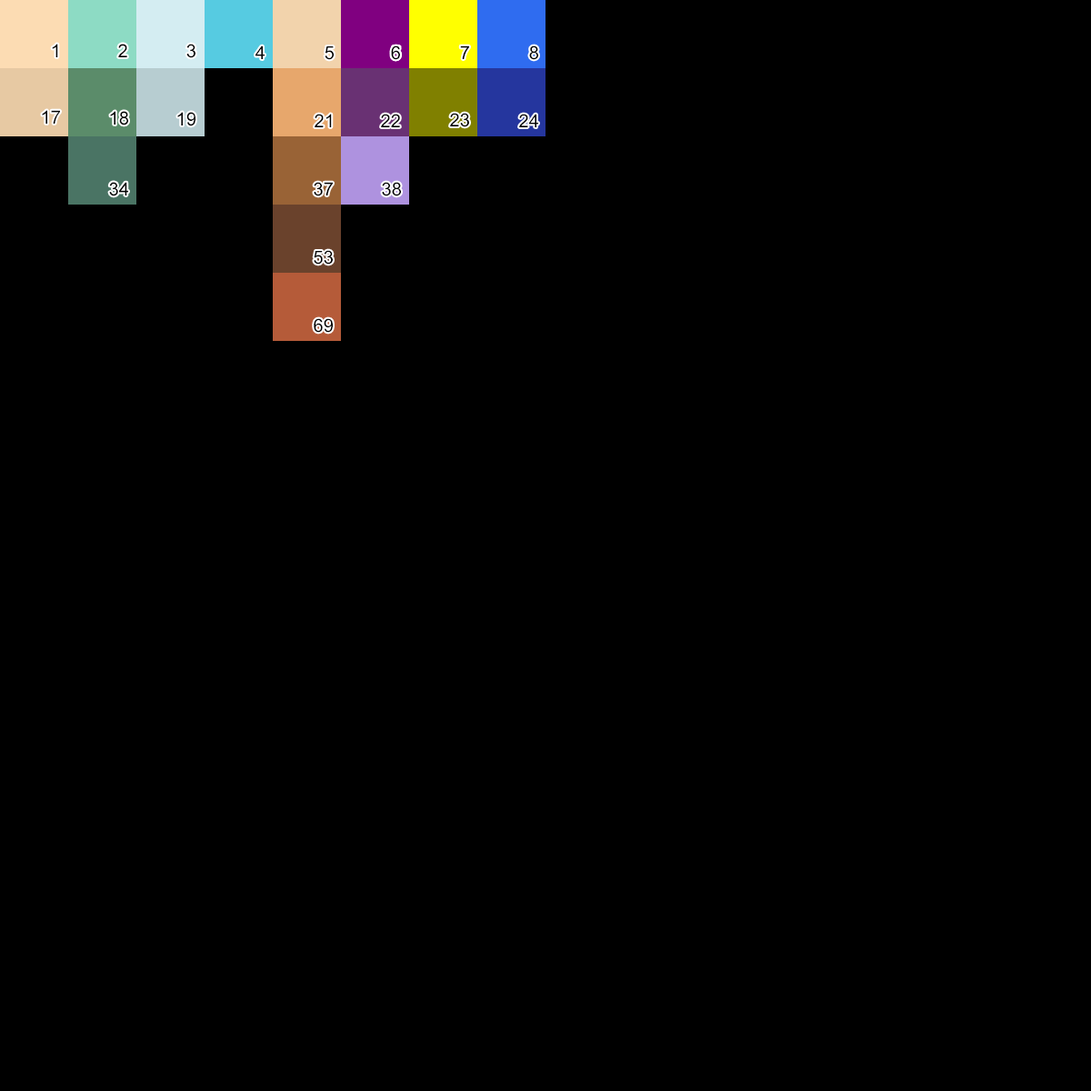
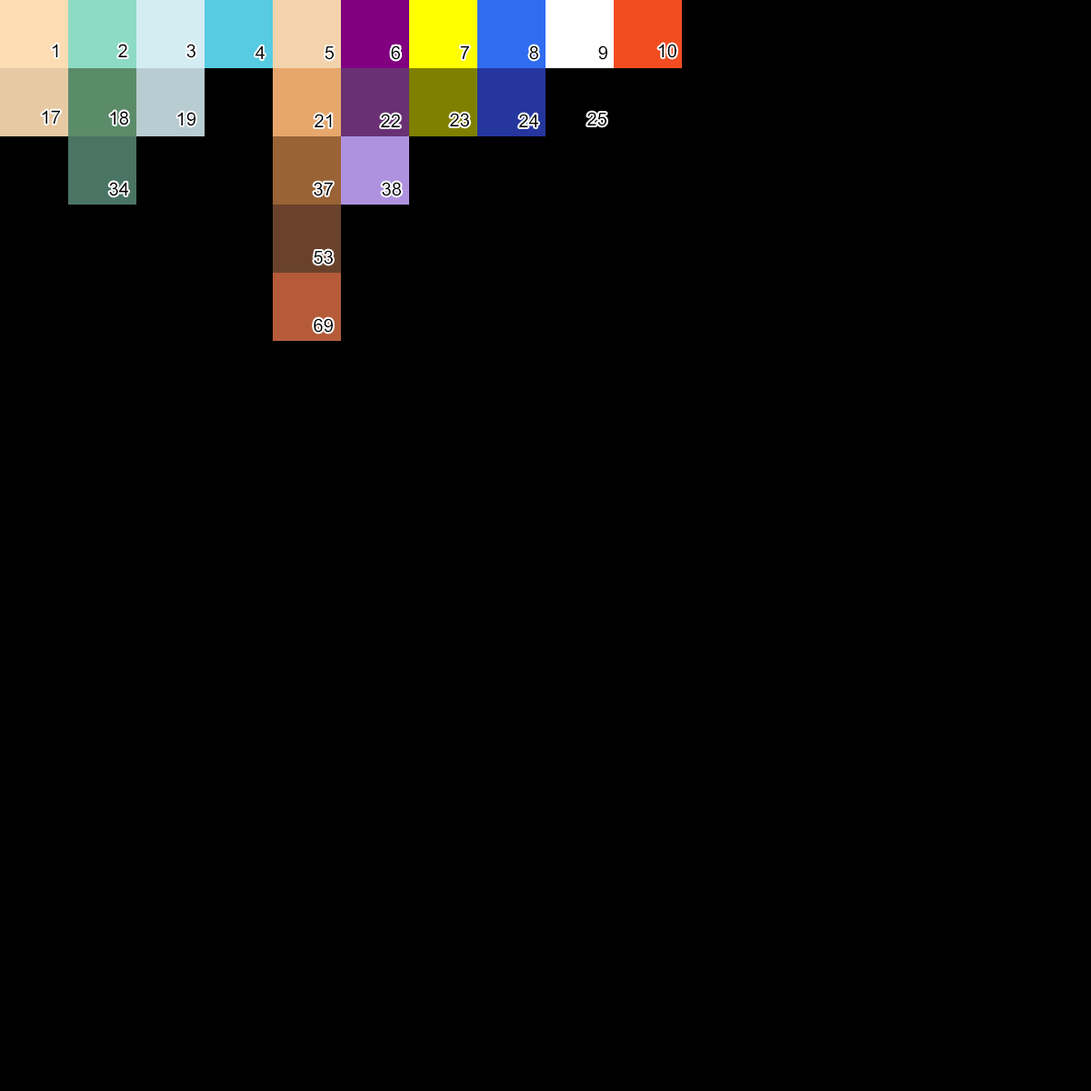
Layers edited between the first and the second 1091x1091 image:
added layer "25" in group "Palette Numbers" over [587, 111, 607, 127]
added layer "10" in group "Palette Numbers" over [658, 43, 677, 59]
added layer "9" in group "Palette Numbers" over [598, 45, 608, 61]
painted on "ColorPalette" over [545, 0, 683, 69]
